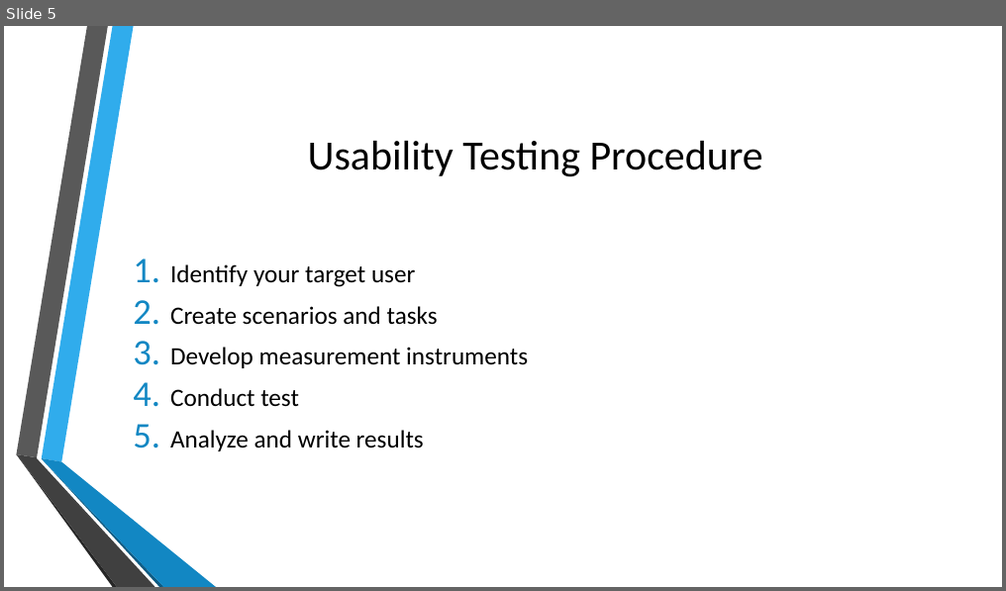
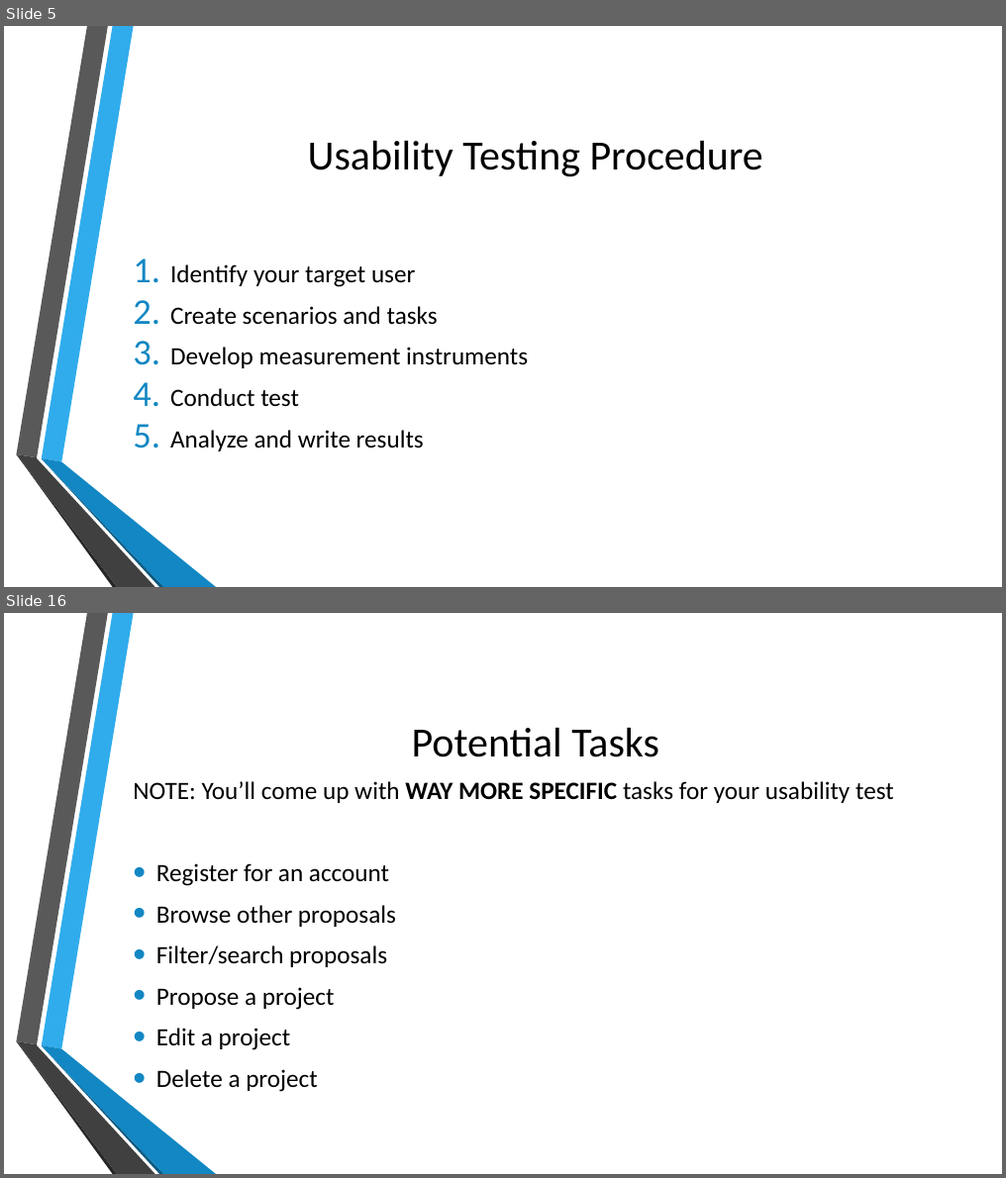
Before and after one commit to doctorlam/tecm4180, a slide deck: readings/usability.pptx. Shown one above the other, each under a label of ours: slide 5 before the commit, slides 5 and 16 after it; the slides between them are not shown. The pictures are 1006x591 and 1006x1178 pixels, drawn with LibreOffice and Linux fonts; fonts in the diff are those of the drawing; background and template pictures are left out. Boxes give left, top, right and bottom in pixels: in the first picture for what was removed or moved away, otherwise in the second. Text is boxed around its words. In the diff, an @@ line names an element or a change of style, - is before the commit and + after.

```diff
--- a/readings/usability.pptx
+++ b/readings/usability.pptx
@@ slide 16 added at <box>4,613,1002,1174</box>, background picture (left out); not listed: 6 template elements that a slide beside it also shows @@
@@ title added at <box>412,728,659,758</box>, 40 pt, text #000000 @@
+Potential Tasks
@@ text added at <box>133,781,894,1092</box>, 24 pt, text #000000 @@
+NOTE: You’ll come up with WAY MORE SPECIFIC tasks for your usability test
+• Register for an account
+• Browse other proposals
+• Filter/search proposals
+• Propose a project
+• Edit a project
+• Delete a project
```
Also in this commit, not shown: 2 slides changed, 12 other slides added, 7 other files.
